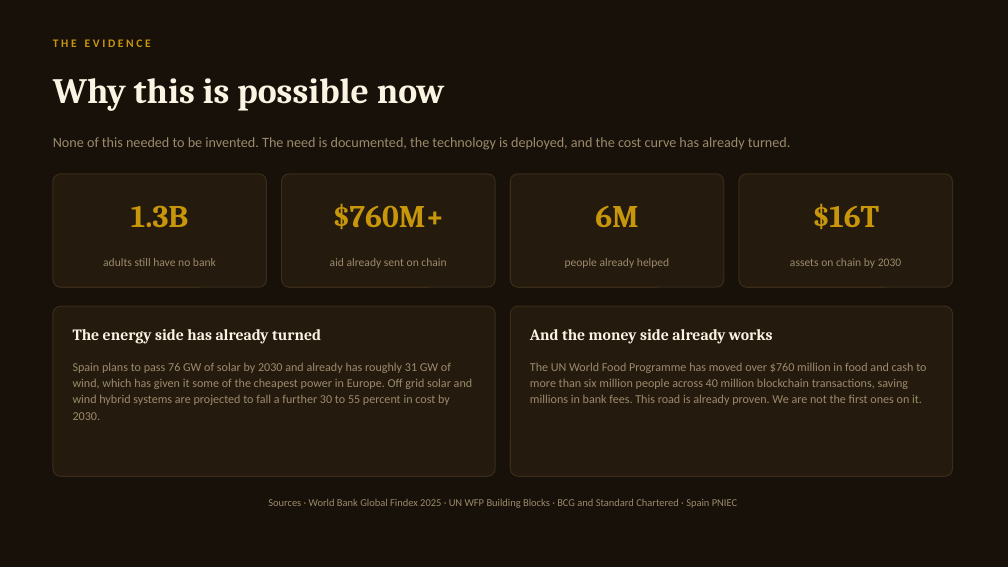
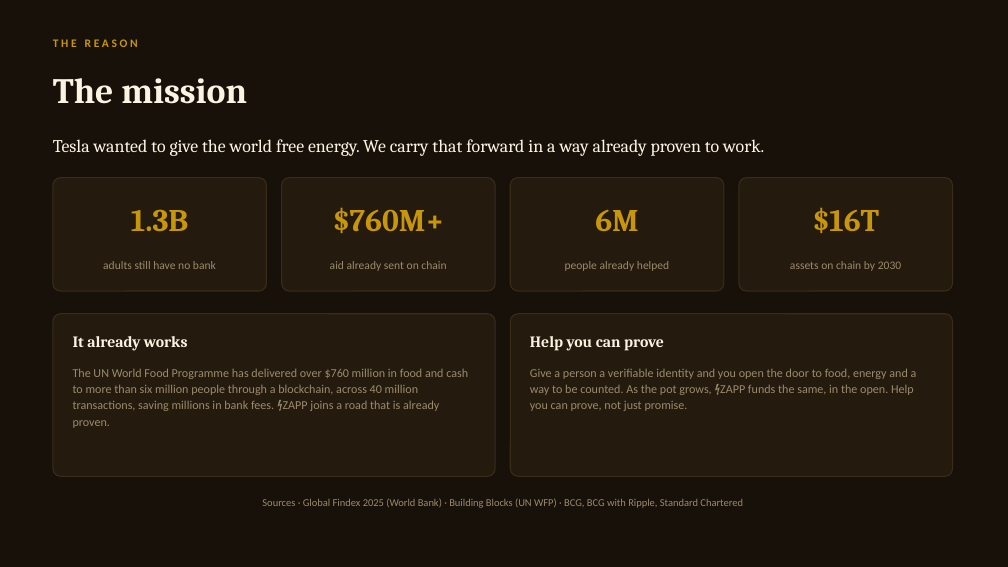
Before and after one commit to anatomyofagoalofficial-lab/zapp369, a slide deck: slide 16 of ZAPP_Deck.pptx (slide 4 before the commit). Drawn at 1008x567 pixels with LibreOffice and Linux fonts; fonts in the diff are those of the drawing. Boxes give left, top, right and bottom in pixels: in the first picture for what was removed or moved away, otherwise in the second. Text is boxed around its words. In the diff, an @@ line names an element or a change of style, - is before the commit and + after.

```diff
--- a/ZAPP_Deck.pptx
+++ b/ZAPP_Deck.pptx
@@ text at box(53, 39, 138, 47): text changed @@
-THE EVIDENCE
+THE REASON
@@ text at box(53, 78, 247, 104): text changed @@
-Why this is possible now
+The mission
@@ text removed at box(53, 137, 790, 150) @@
-None of this needed to be invented. The need is documented, the technology is deployed, and the cost curve has already turned.
@@ text added at box(53, 139, 764, 156), 17 pt, text #FBF4E2 @@
+Tesla wanted to give the world free energy. We carry that forward in a way already proven to work.
@@ 4 texts, 4 rounded rectangles: place and size @@
-4 texts, 4 rounded rectangles at box(53, 174, 954, 287)
+4 texts, 4 rounded rectangles at box(53, 178, 954, 291)
@@ rounded rectangle: place and size @@
-rounded rectangle at box(53, 306, 495, 476)
+rounded rectangle at box(53, 314, 495, 476)
@@ rounded rectangle at box(53, 314, 495, 476): proportions changed @@
@@ rounded rectangle at box(510, 314, 953, 476): proportions changed @@
@@ rounded rectangle: place and size @@
-rounded rectangle at box(510, 306, 953, 476)
+rounded rectangle at box(510, 314, 953, 476)
@@ text removed at box(530, 329, 773, 344) @@
-And the money side already works
@@ text at box(73, 336, 188, 351): text changed @@
-The energy side has already turned
+It already works
@@ text added at box(530, 336, 664, 351), 15 pt, text #FBF4E2, bold @@
+Help you can prove
@@ text at box(73, 368, 468, 428): text changed @@
-The UN World Food Programme has moved over $760 million in food and cash to more than six million people across 40 million blockchain transactions, saving millions in bank fees. This road is already proven. We are not the first ones on it.
+The UN World Food Programme has delivered over $760 million in food and cash to more than six million people through a blockchain, across 40 million transactions, saving millions in bank fees. ⚡ZAPP joins a road that is already proven.
@@ text removed at box(73, 362, 472, 420) @@
-Spain plans to pass 76 GW of solar by 2030 and already has roughly 31 GW of wind, which has given it some of the cheapest power in Europe. Off grid solar and wind hybrid systems are projected to fall a further 30 to 55 percent in cost by 2030.
@@ text added at box(530, 368, 917, 411), 11.5 pt, text #9B8A6B @@
+Give a person a verifiable identity and you open the door to food, energy and a way to be counted. As the pot grows, ⚡ZAPP funds the same, in the open. Help you can prove, not just promise.
@@ text at box(262, 498, 743, 508): text changed @@
-Sources · World Bank Global Findex 2025 · UN WFP Building Blocks · BCG and Standard Chartered · Spain PNIEC
+Sources · Global Findex 2025 (World Bank) · Building Blocks (UN WFP) · BCG, BCG with Ripple, Standard Chartered
```
Also in this commit, not shown: 12 other slides changed, 4 slides added, 5 slides removed, 4 other files.
